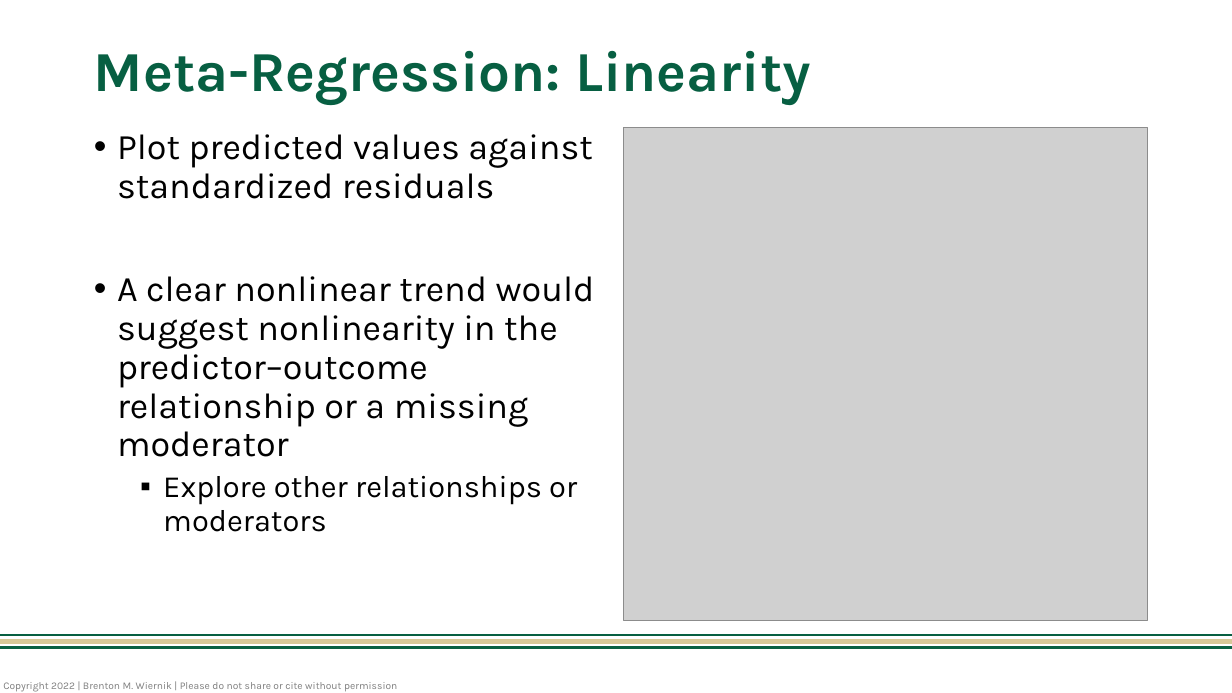
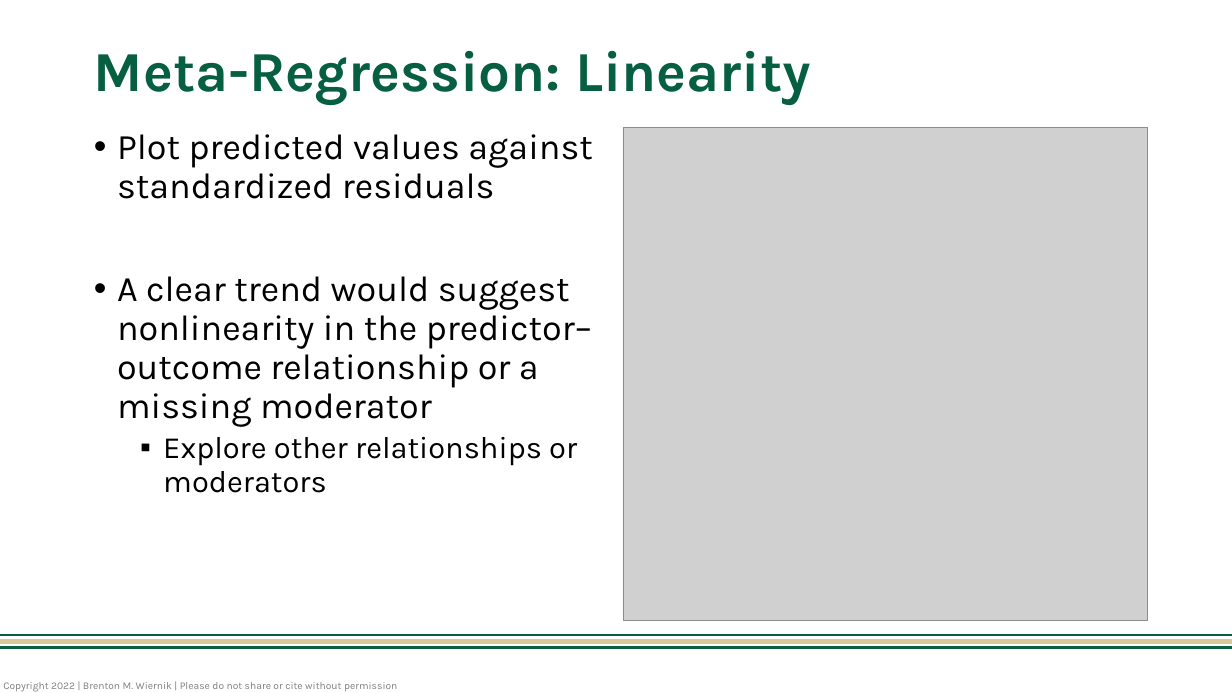
Before and after one commit to bwiernik/meta-workshop, a slide deck: slide 9 of slides/06_sensitivity.pptx. Drawn at 1232x693 pixels with LibreOffice and Linux fonts; fonts in the diff are those of the drawing; grey boxes stand for pictures. Boxes give left, top, right and bottom in pixels: in the first picture for what was removed or moved away, otherwise in the second. Text is boxed around its words. In the diff, an @@ line names an element or a change of style, - is before the commit and + after.

```diff
--- a/slides/06_sensitivity.pptx
+++ b/slides/06_sensitivity.pptx
@@ text at (117,276,592,427): text changed @@
-• A clear nonlinear trend would suggest nonlinearity in the predictor–outcome relationship or a missing moderator
+• A clear trend would suggest nonlinearity in the predictor–outcome relationship or a missing moderator
```
Also in this commit, not shown: 3 other slides changed, 8 other files.
